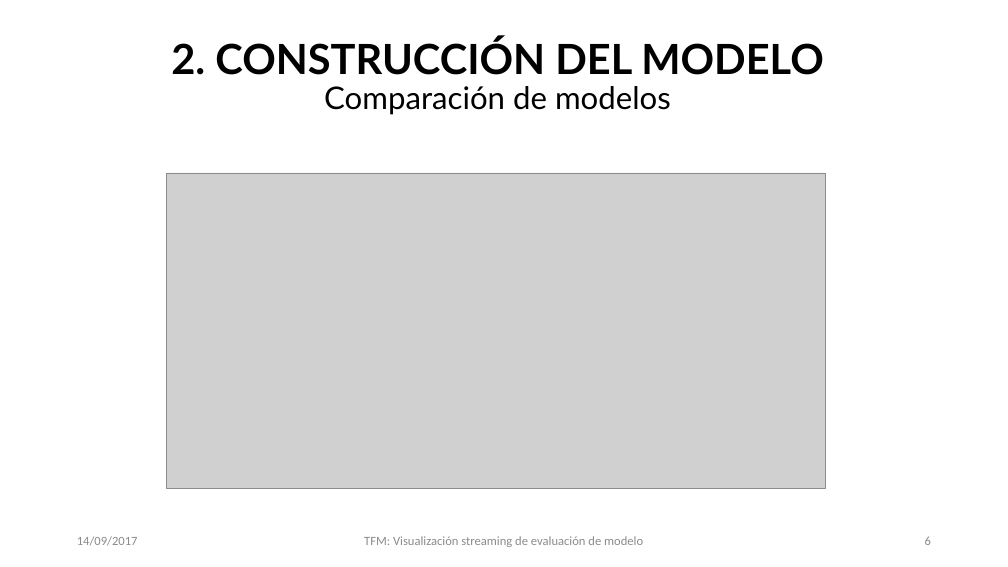
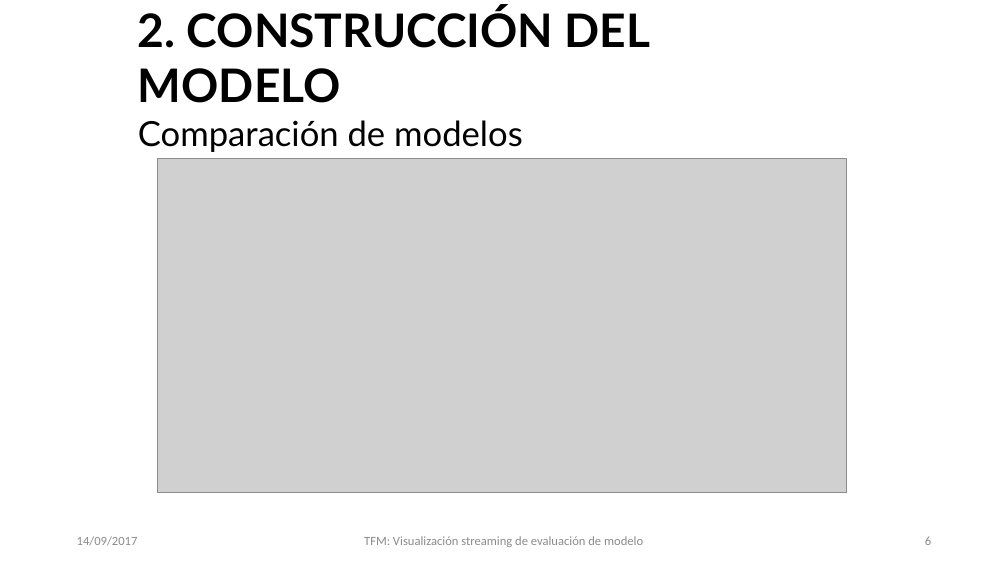
Before and after one commit to IABcb/TFM, a slide deck: slide 6 of slides/TFM.pptx. Drawn at 1008x567 pixels with LibreOffice and Linux fonts; fonts in the diff are those of the drawing; grey boxes stand for pictures; background and template pictures are left out. Boxes give left, top, right and bottom in pixels: in the first picture for what was removed or moved away, otherwise in the second. Text is boxed around its words. In the diff, an @@ line names an element or a change of style, - is before the commit and + after.

```diff
--- a/slides/TFM.pptx
+++ b/slides/TFM.pptx
@@ text at (138,7,651,152): text changed; size 39.6 to 44 pt @@
-2. CONSTRUCCIÓN DEL MODELO
-Comparación de modelos
+2. CONSTRUCCIÓN DEL MODELO
+Comparación de modelos
@@ picture: place and size @@
-picture at (166,173,826,489)
+picture at (158,159,847,493)
@@ text "14/09/2017" at (77,536,138,546): text colour #8C8C8C to #8B8B8B @@
@@ text "TFM: Visualización streaming de evaluación ..." at (364,536,643,547): text colour #8C8C8C to #8B8B8B @@
```
Also in this commit, not shown: 10 other slides changed, 14 other files.
